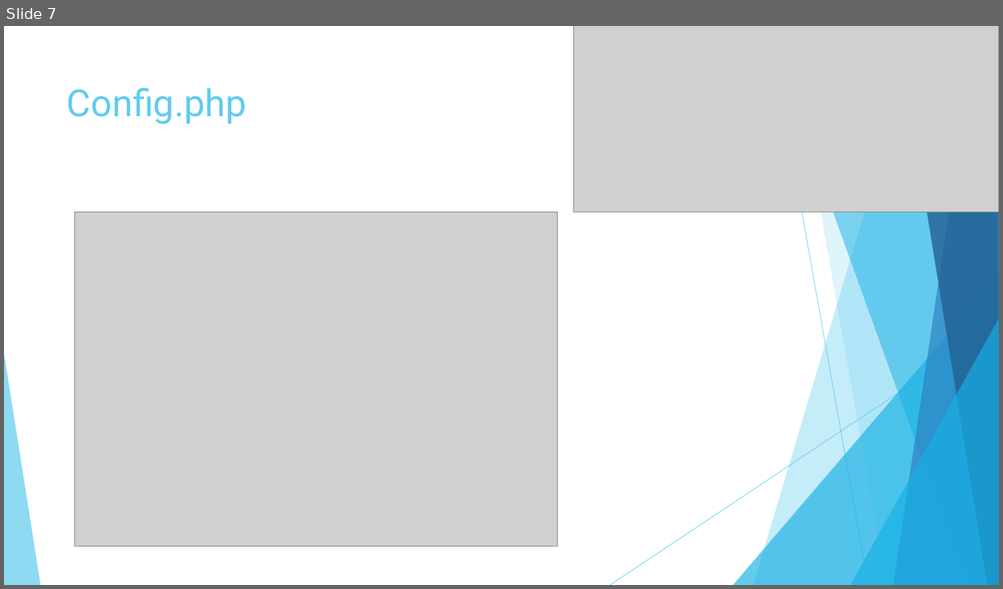
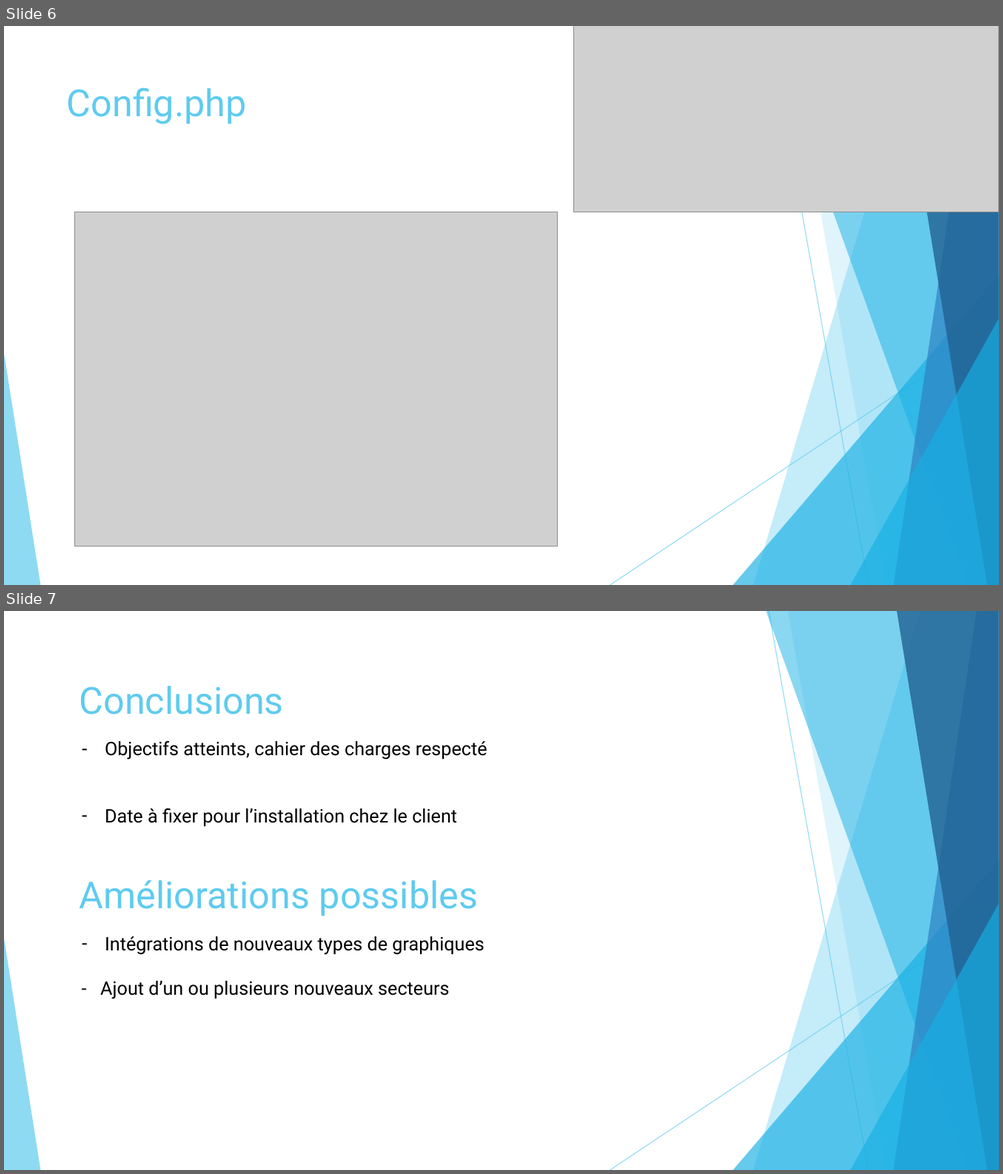
Before and after one commit to Maxime001/Statistiques, a slide deck: doc/Presentation05072016.pptx. Shown one above the other, each under a label of ours: slide 7 before the commit, slides 6 and 7 after it. The pictures are 1003x589 and 1003x1174 pixels, drawn with LibreOffice and Linux fonts; fonts in the diff are those of the drawing; grey boxes stand for pictures. Boxes give left, top, right and bottom in pixels: in the first picture for what was removed or moved away, otherwise in the second. Text is boxed around its words. In the diff, an @@ line names an element or a change of style, - is before the commit and + after.

```diff
--- a/doc/Presentation05072016.pptx
+++ b/doc/Presentation05072016.pptx
@@ slide 7 added at [4,611,999,1170], background #FFFFFF; not listed: 10 template elements that a slide beside it also shows @@
@@ text added at [79,686,284,715], 36 pt, text #5FCBEF @@
+Conclusions
@@ text added at [105,741,487,826], 18 pt, text #000000 @@
+– Objectifs atteints, cahier des charges respecté
+– Date à fixer pour l’installation chez le client
@@ title added at [79,880,478,916], 36 pt, text #5FCBEF @@
+Améliorations possibles
@@ text added at [100,937,484,999], 18 pt, text #000000 @@
+– Intégrations de nouveaux types de graphiques
+- Ajout d’un ou plusieurs nouveaux secteurs
@@ what was slide 7 is now slide 6 @@
```
Also in this commit, not shown: 2 slides changed, 1 slide removed.
